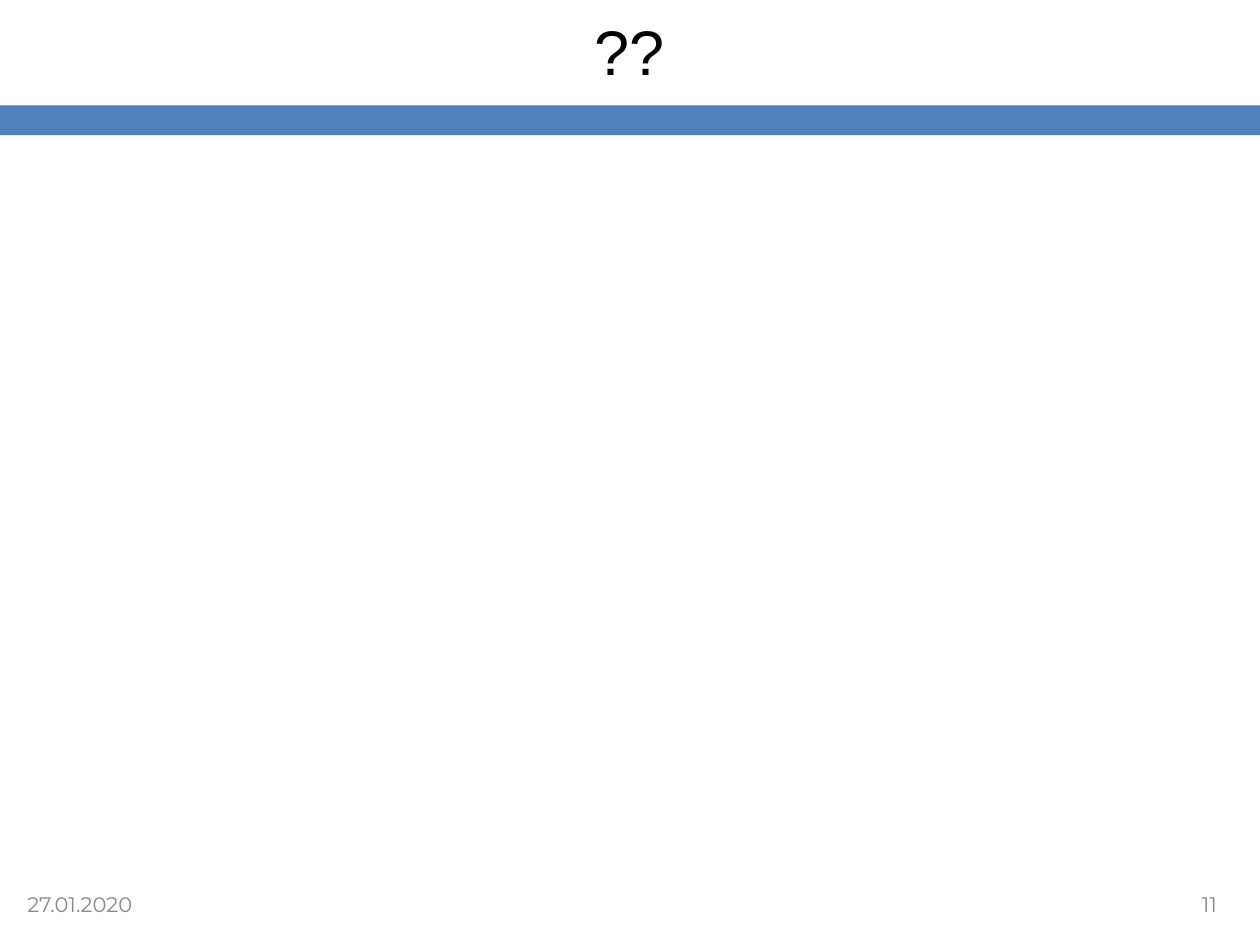
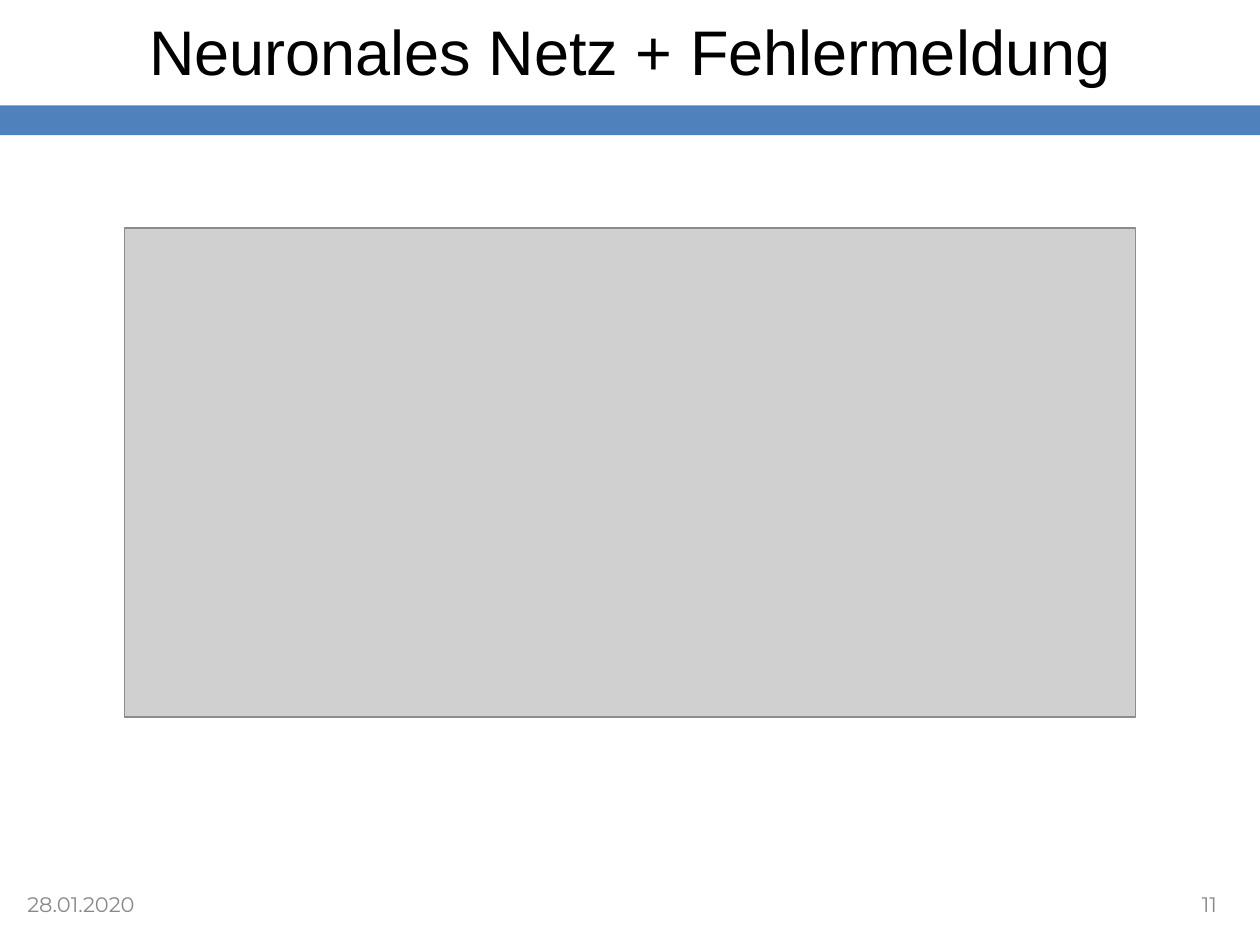
Before and after one commit to SvenjaDrewanz/Gruppe-4, a slide deck: slide 11 of Vortrag/Vortrag_OpenCampus_01.ppt. Drawn at 1260x945 pixels with LibreOffice and Linux fonts; fonts in the diff are those of the drawing; grey boxes stand for pictures. Boxes give left, top, right and bottom in pixels: in the first picture for what was removed or moved away, otherwise in the second. Text is boxed around its words. In the diff, an @@ line names an element or a change of style, - is before the commit and + after.

```diff
--- a/Vortrag/Vortrag_OpenCampus_01.ppt
+++ b/Vortrag/Vortrag_OpenCampus_01.ppt
@@ title at (x1=149, y1=29, x2=1110, y2=87): text changed @@
-??
+Neuronales Netz + Fehlermeldung
@@ picture added at (x1=125, y1=228, x2=1135, y2=717) @@
@@ text at (x1=27, y1=897, x2=134, y2=912): text changed @@
-27.01.2020
+28.01.2020
```
Also in this commit, not shown: 7 other slides changed.
